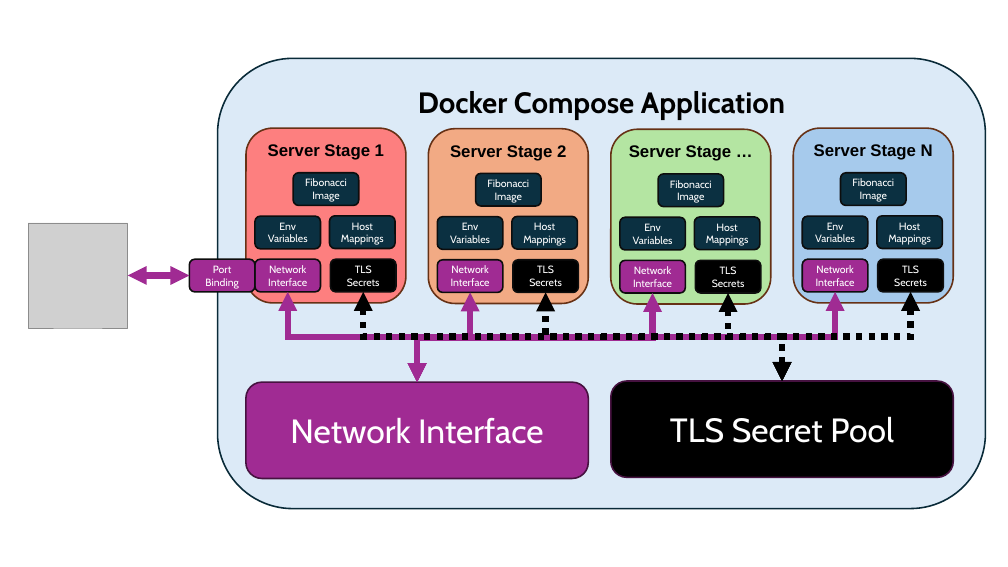
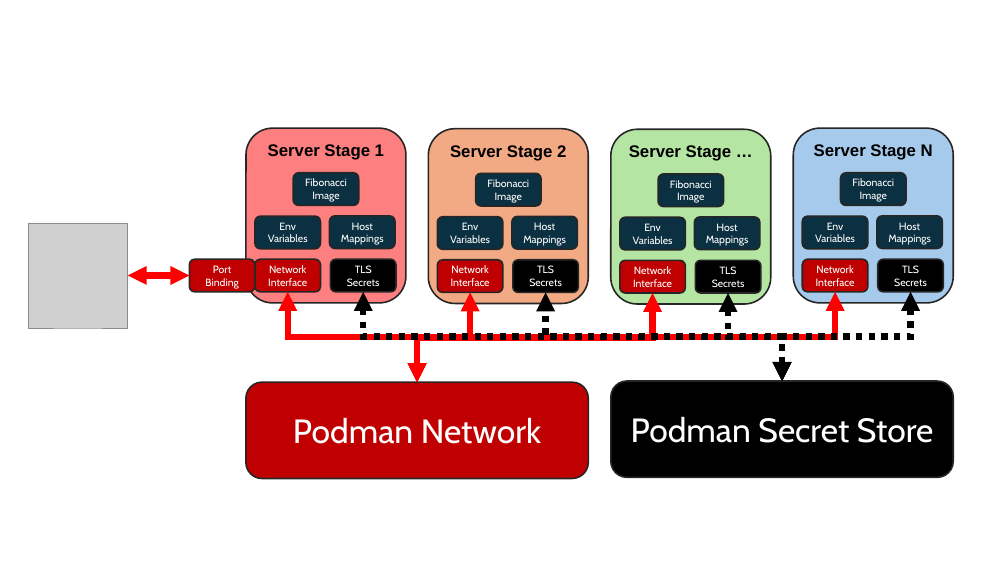
Before and after one commit to laoluadewoye/Run-Fibonacci, a slide deck: slide 4 of extra_materials/Run Fibonacci Graphs.pptx (slide 3 before the commit). Drawn at 1008x567 pixels with LibreOffice and Linux fonts; fonts in the diff are those of the drawing; grey boxes stand for pictures. Boxes give left, top, right and bottom in pixels: in the first picture for what was removed or moved away, otherwise in the second. Text is boxed around its words. In the diff, an @@ line names an element or a change of style, - is before the commit and + after.

```diff
--- a/extra_materials/Run Fibonacci Graphs.pptx
+++ b/extra_materials/Run Fibonacci Graphs.pptx
@@ rounded rectangle removed at box(218, 58, 986, 509) @@
-Docker Compose Application
@@ outline #663216 1.5 pt to #262626 1.5 pt in 4 elements at box(246, 129, 406, 303), box(429, 129, 589, 303), box(611, 129, 771, 304), box(793, 129, 954, 303) @@
@@ outline #0D0D0D 1.5 pt to #262626 1.5 pt in 14 elements at box(293, 173, 359, 206), box(255, 216, 321, 249), box(330, 216, 395, 248), box(330, 259, 396, 292), box(476, 173, 541, 206), box(437, 217, 503, 250), box(512, 216, 578, 249), box(658, 174, 724, 206), box(620, 217, 686, 250), box(694, 217, 760, 250), box(696, 260, 761, 293), box(841, 173, 907, 206), box(802, 216, 868, 249), box(877, 216, 943, 248) @@
@@ fill #A02B93 to #C00000; outline #0D0D0D 1.5 pt to #262626 1.5 pt in 5 elements at box(255, 259, 321, 292), box(437, 260, 503, 293), box(620, 260, 686, 293), box(802, 259, 868, 292), box(189, 259, 255, 292) @@
@@ double arrow (128, 275) - (189, 275): stroke #A02B93 6 pt to #FF0000 6 pt @@
@@ elbow double arrow (417, 382) - (288, 292): stroke #A02B93 6 pt to #FF0000 6 pt @@
@@ elbow double arrow (417, 382) - (470, 293): stroke #A02B93 6 pt to #FF0000 6 pt @@
@@ elbow double arrow (417, 382) - (653, 293): stroke #A02B93 6 pt to #FF0000 6 pt @@
@@ elbow double arrow (417, 382) - (836, 292): stroke #A02B93 6 pt to #FF0000 6 pt @@
@@ rounded rectangle "Podman Network" at box(246, 382, 588, 478): fill #A02B93 to #C00000; outline #461340 1.5 pt to #262626 1.5 pt @@
@@ rounded rectangle "Podman Secret Store" at box(611, 381, 954, 477): outline #461340 1.5 pt to #262626 1.5 pt @@
@@ text in rounded rectangle at box(293, 417, 541, 444): text changed @@
-Network Interface
+Podman Network
@@ text in rounded rectangle at box(631, 416, 933, 443): text changed @@
-TLS Secret Pool
+Podman Secret Store
```
Also in this commit, not shown: 2 other slides changed, 1 slide added, 10 other files.
